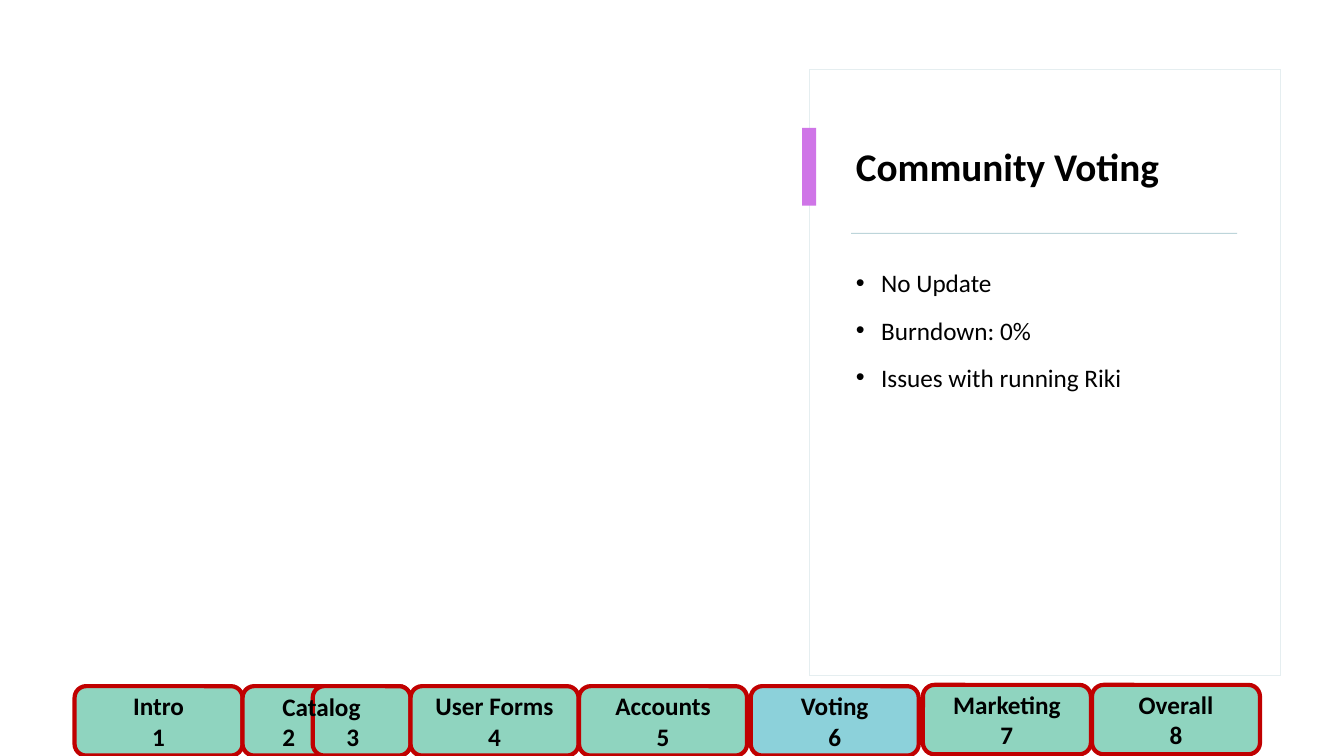
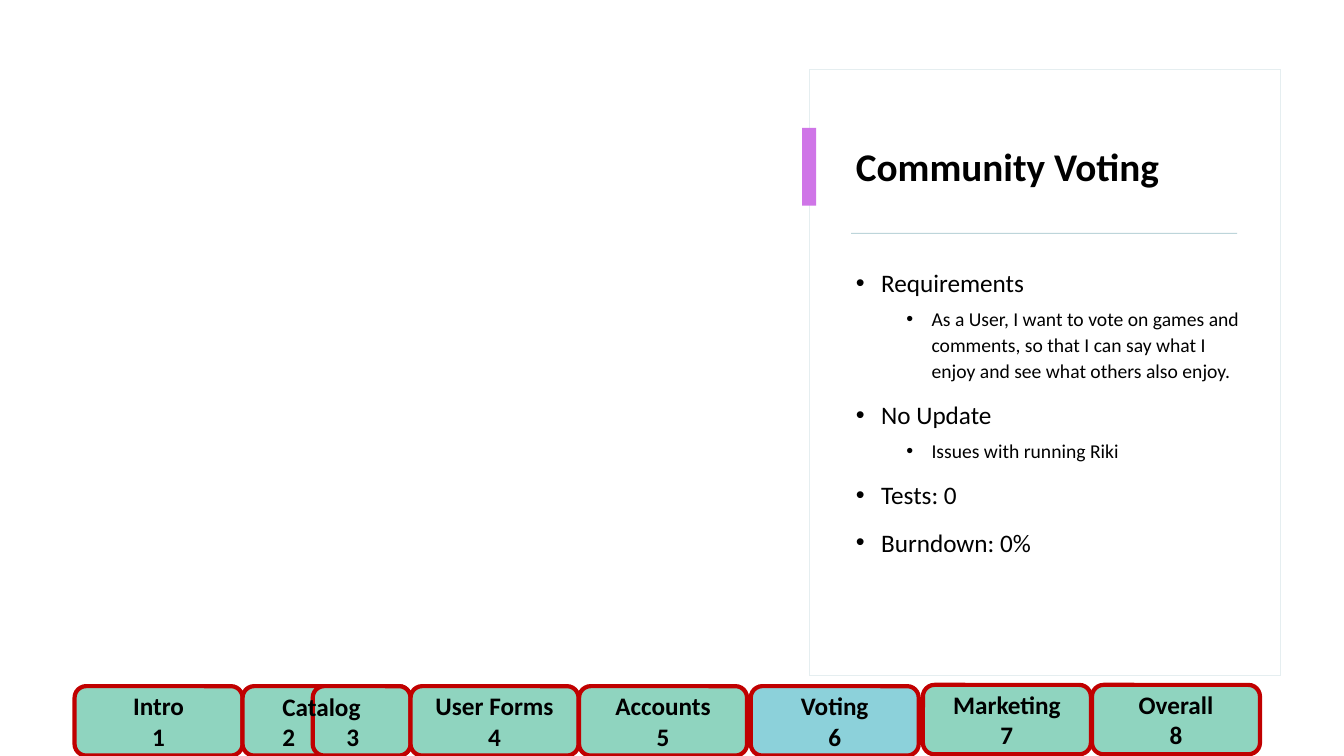
Before and after one commit to FlamingPyro/CSC440-Wiki-Gaming, a slide deck: slide 6 of Presentations/Wiki Gaming week 2.pptx. Drawn at 1344x756 pixels with LibreOffice and Linux fonts; fonts in the diff are those of the drawing; background and template pictures are left out. Boxes give left, top, right and bottom in pixels: in the first picture for what was removed or moved away, otherwise in the second. Text is boxed around its words. In the diff, an @@ line names an element or a change of style, - is before the commit and + after.

```diff
--- a/Presentations/Wiki Gaming week 2.pptx
+++ b/Presentations/Wiki Gaming week 2.pptx
@@ text at (881, 274, 1239, 382): paragraphs added @@
+• Requirements
+  • As a User, I want to vote on games and comments, so that I can say what I enjoy and see what others also enjoy.
@@ text at (881, 369, 1121, 392): paragraph removed @@
-• Issues with running Riki
@@ text at (881, 444, 1119, 505): paragraphs added @@
+  • Issues with running Riki
+• Tests: 0
```
Also in this commit, not shown: 6 other slides changed.
